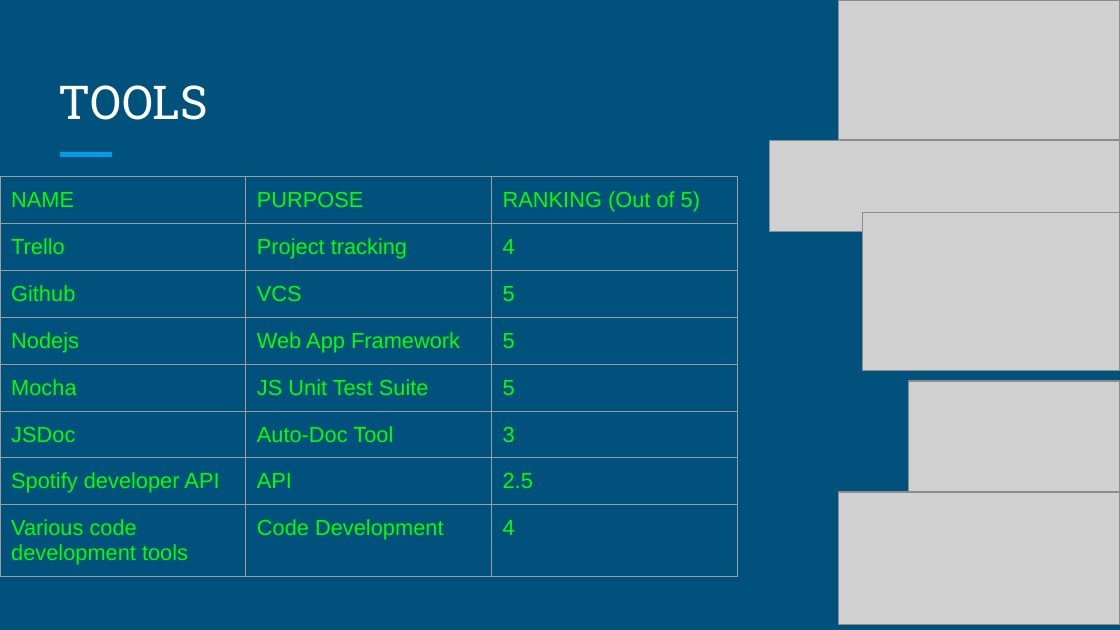
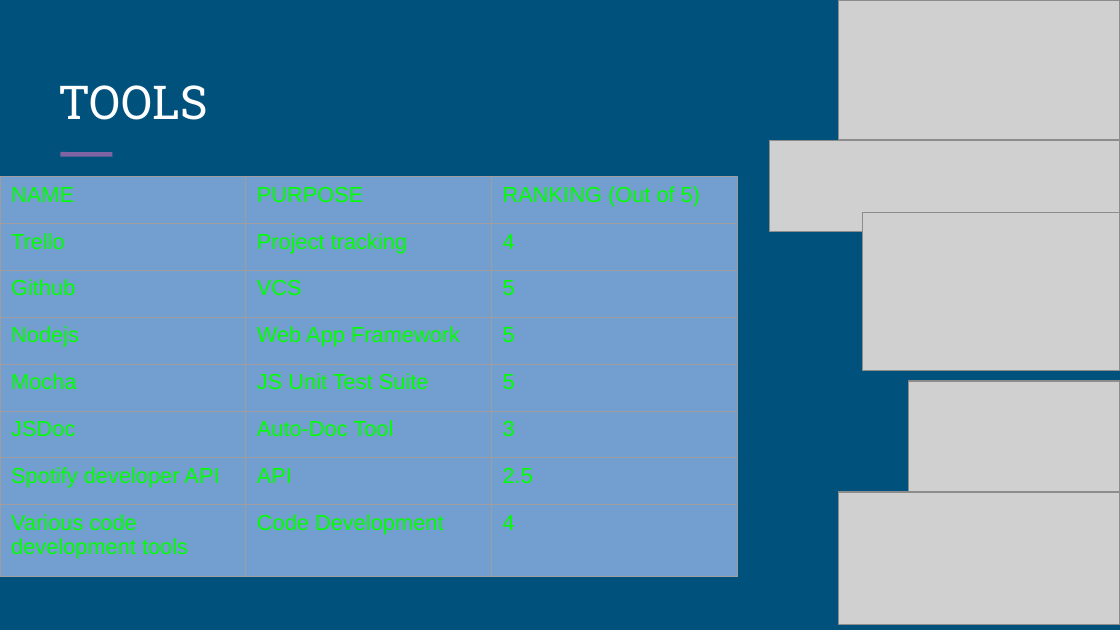
Before and after one commit to speakerofthehouse/theateam, a slide deck: slide 3 of CSCI3308 - FINAL PRESENTATION.pptx. Drawn at 1120x630 pixels with LibreOffice and Linux fonts; fonts in the diff are those of the drawing; grey boxes stand for pictures. Boxes give left, top, right and bottom in pixels: in the first picture for what was removed or moved away, otherwise in the second. Text is boxed around its words. In the diff, an @@ line names an element or a change of style, - is before the commit and + after.

```diff
--- a/CSCI3308 - FINAL PRESENTATION.pptx
+++ b/CSCI3308 - FINAL PRESENTATION.pptx
@@ table at (x1=0, y1=177, x2=736, y2=569) @@
@@ fill none to #729FCF in 24 cells @@
@@ borders changed @@
@@ line removed from (60, 155) to (112, 155) @@
@@ freeform shape added at (x1=60, y1=155, x2=112, y2=155), outline #8064A2 3 pt @@
```
Also in this commit, not shown: 10 other slides changed, 1 slide added.
